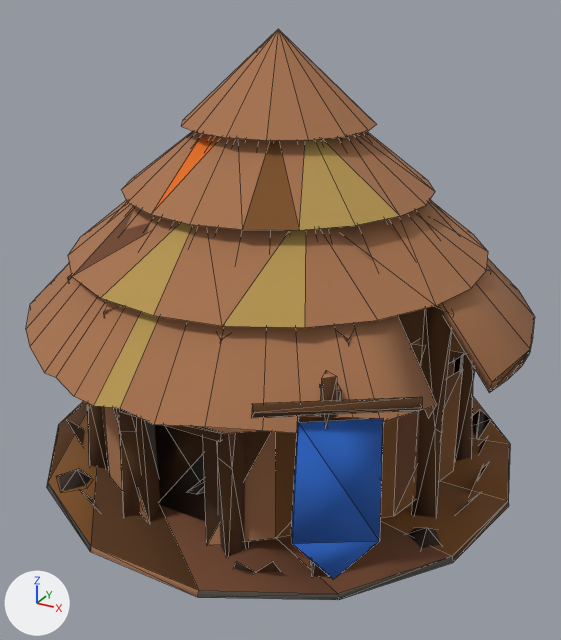
One commit to the glTF model assets/models/building.dwelling_small.glb: the scene before it, then after it.
Before and after are seen from a 50 mm camera at (1.27, -2.3, 1.71) aimed at (0.04, -0.07, 0.6). Every picture has the same lights, and +X, +Y and +Z are marked at lower left. The older version comes first. Mesh edges are drawn as thin lines. Vertices at exactly the same position are counted once.

Objects in the first picture: 'asset'.
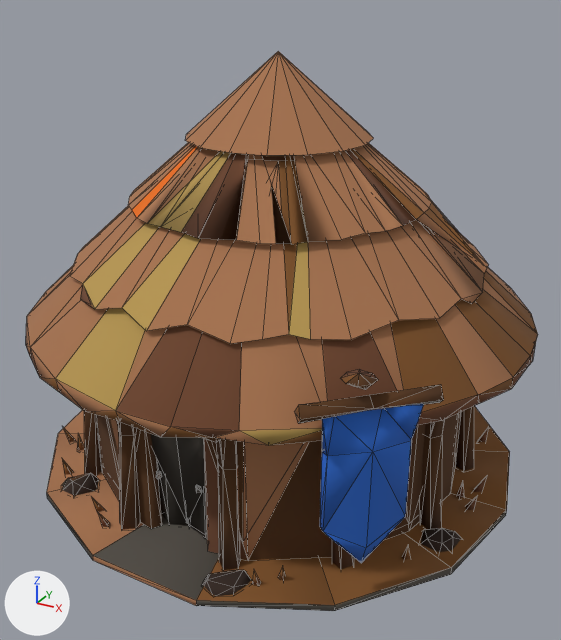
Changed parts and their boxes (x1, y1, x2, y2) in the pictures (561 x 640 px; the box of a moved part takes in the faces that stretch with it):
'asset', reshaped: before (26, 29, 534, 600); after (26, 51, 538, 611)
part 1 of me_mesh_0, moved or reshaped: before (181, 29, 376, 141); after (185, 51, 373, 156)
part 2 of me_mesh_0, rebuilt: before (26, 132, 534, 434); after (26, 155, 538, 446)
part 3 of me_mesh_0, rebuilt (mostly hidden before): before (256, 309, 455, 541); after (97, 412, 461, 560)
part 4 of me_mesh_0, rebuilt: before (68, 201, 488, 328); after (70, 142, 488, 344)
part 5 of me_mesh_0, rebuilt (not visible afterwards): before (410, 332, 466, 375)
part 6 of me_mesh_0, rebuilt: before (47, 396, 510, 600); after (47, 406, 510, 611)
part 7 of me_mesh_0, rebuilt (mostly hidden afterwards): before (119, 408, 222, 442); after (200, 437, 218, 443)
part 8 of me_mesh_0, rebuilt: before (104, 308, 141, 517); after (117, 421, 140, 530)
part 9 of me_mesh_0, rebuilt: before (68, 275, 108, 469); after (84, 411, 102, 476)
part 10 of me_mesh_0, rebuilt: before (216, 337, 249, 556); after (216, 438, 240, 570)
part 11 of me_mesh_0, rebuilt: before (455, 354, 475, 461); after (455, 406, 474, 471)
part 12 of me_mesh_0, rebuilt: before (412, 305, 452, 518); after (420, 420, 445, 529)
part 13 of me_mesh_0, rebuilt (mostly hidden before): before (341, 332, 353, 344); after (332, 540, 354, 570)
part 14 of me_mesh_0, rebuilt: before (154, 425, 206, 522); after (156, 458, 207, 538)
part 15 of me_mesh_0, deleted: before (67, 131, 491, 573)
part 16 of me_mesh_0, reshaped: before (58, 357, 463, 580); after (62, 369, 489, 596)

The change, as a diff of the scene's bpy script:
```diff
--- a/assets/models/building.dwelling_small.glb.py
+++ b/assets/models/building.dwelling_small.glb.py
@@ me_mesh_0 @@
 # used by ob_asset; location = (0.0, 0.0, 0.0)
-me_mesh_0.from_pydata(...)  # 513 vertices, 643 faces; spans x -0.9..0.9, y -0.9..0.9, z 0.0..1.57
+me_mesh_0.from_pydata(...)  # 876 vertices, 1267 faces; spans x -0.9..0.9, y -0.89..0.89, z 0.0..1.5
+# me_mesh_0 part 1: the loose piece of 17 vertices spanning x -0.33..0.32, y -0.32..0.33, z 1.28..1.57 is scaled about its middle by (0.968, 0.975, 0.929), then moved by (0.0, 0.0, -0.06)
+# me_mesh_0 part 2: the loose piece of 61 vertices spanning x -0.9..0.9, y -0.89..0.9, z 0.6..1.53 is rebuilt with 94 vertices and now spans x -0.9..0.9, y -0.89..0.89, z 0.58..1.11
+# me_mesh_0 part 3: the loose piece of 45 vertices spanning x -0.66..0.65, y -0.67..0.66, z 0.03..0.85 is rebuilt with 96 vertices and now spans x -0.7..0.7, y -0.69..0.7, z 0.02..0.66
+# me_mesh_0 part 4: the loose piece of 32 vertices spanning x -0.72..0.72, y -0.73..0.73, z 0.85..1.1 is rebuilt with 126 vertices and now spans x -0.74..0.73, y -0.74..0.73, z 0.79..1.31
+# me_mesh_0 part 5: the loose piece of 29 vertices spanning x -0.7..0.7, y -0.7..0.7, z 0.59..0.72 is rebuilt with 32 vertices and now spans x -0.71..0.71, y -0.7..0.7, z 0.63..0.67
+# me_mesh_0 part 6: the loose piece of 28 vertices spanning x -0.9..0.9, y -0.87..0.87, z 0.04..0.07 is rebuilt with 30 vertices and now spans x -0.9..0.89, y -0.87..0.87, z 0.0..0.03
+# me_mesh_0 part 7: the loose piece of 9 vertices spanning x -0.19..0.19, y -0.69..-0.5, z 0.47..0.5 is rebuilt with 8 vertices and now spans x -0.18..0.17, y -0.69..-0.54, z 0.47..0.49
+# me_mesh_0 part 8: the loose piece of 9 vertices spanning x -0.24..-0.13, y -0.7..-0.62, z 0.0..0.84 is rebuilt with 17 vertices and now spans x -0.24..-0.16, y -0.72..-0.62, z 0.03..0.72
+# me_mesh_0 part 9: the loose piece of 8 vertices spanning x -0.52..-0.43, y -0.52..-0.43, z 0.0..0.84 is rebuilt with 17 vertices and now spans x -0.55..-0.46, y -0.55..-0.45, z 0.02..0.72
+# me_mesh_0 part 10: the loose piece of 8 vertices spanning x 0.13..0.24, y -0.7..-0.62, z 0.0..0.84 is rebuilt with 17 vertices and now spans x 0.16..0.23, y -0.72..-0.62, z 0.02..0.73
+# me_mesh_0 part 11: the loose piece of 8 vertices spanning x 0.61..0.71, y 0.14..0.24, z 0.0..0.83 is rebuilt with 17 vertices and now spans x 0.63..0.72, y 0.16..0.23, z 0.02..0.72
+# me_mesh_0 part 12: the loose piece of 8 vertices spanning x 0.62..0.71, y -0.23..-0.13, z 0.0..0.84 is rebuilt with 17 vertices and now spans x 0.63..0.73, y -0.23..-0.15, z 0.02..0.72
+# me_mesh_0 part 13: the loose piece of 8 vertices spanning x 0.42..0.51, y -0.52..-0.43, z 0.0..0.84 is rebuilt with 17 vertices and now spans x 0.45..0.55, y -0.54..-0.45, z 0.02..0.72
+# me_mesh_0 part 14: the loose piece of 5 vertices spanning x -0.17..0.16, y -0.59, z 0.05..0.48 is rebuilt with 21 vertices and now spans x -0.16..0.15, y -0.62..-0.55, z 0.02..0.48
+# me_mesh_0 part 15: 25 loose pieces with 120 vertices, spanning x -0.8..0.82, y -0.79..0.8, z 0.05..1.31, are deleted
+# me_mesh_0 part 16: 70 vertices removed from x -0.7..0.77, y -0.9..0.69, z 0.01..0.77; 251 vertices added at x -0.81..0.81, y -0.83..0.8, z 0.02..0.79
+# other edits to the shape of me_mesh_0 do not show in these pictures
 me_mesh_0.materials.append(mat_palette)
```
